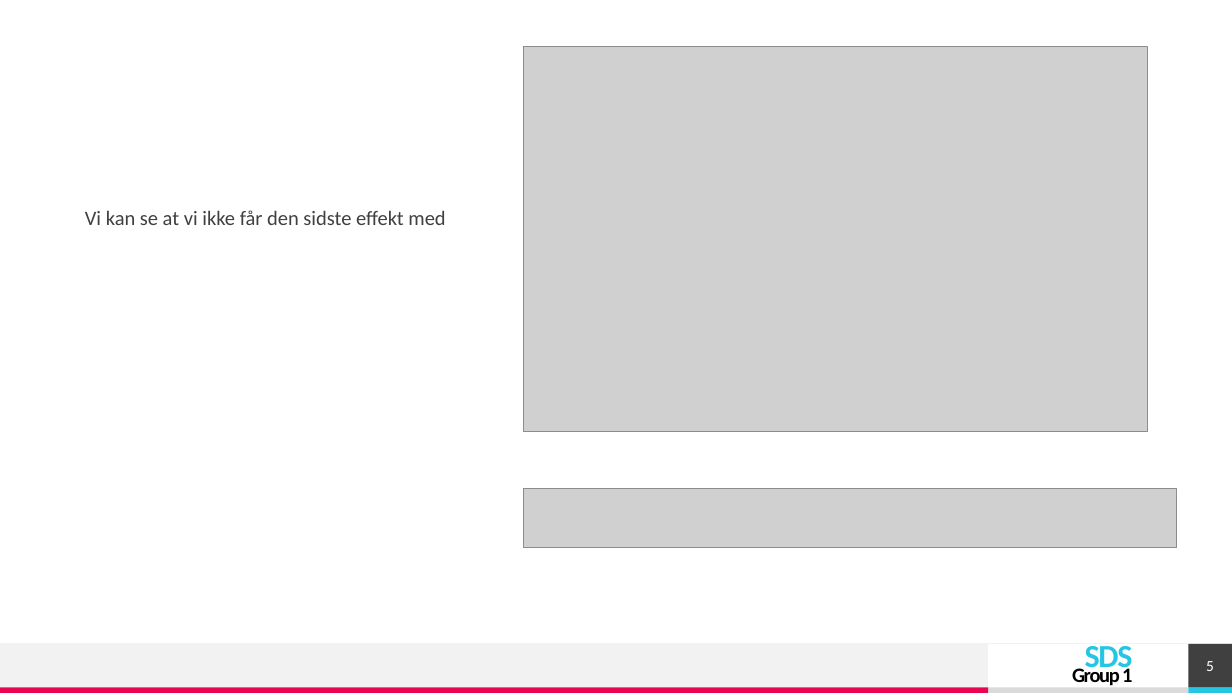
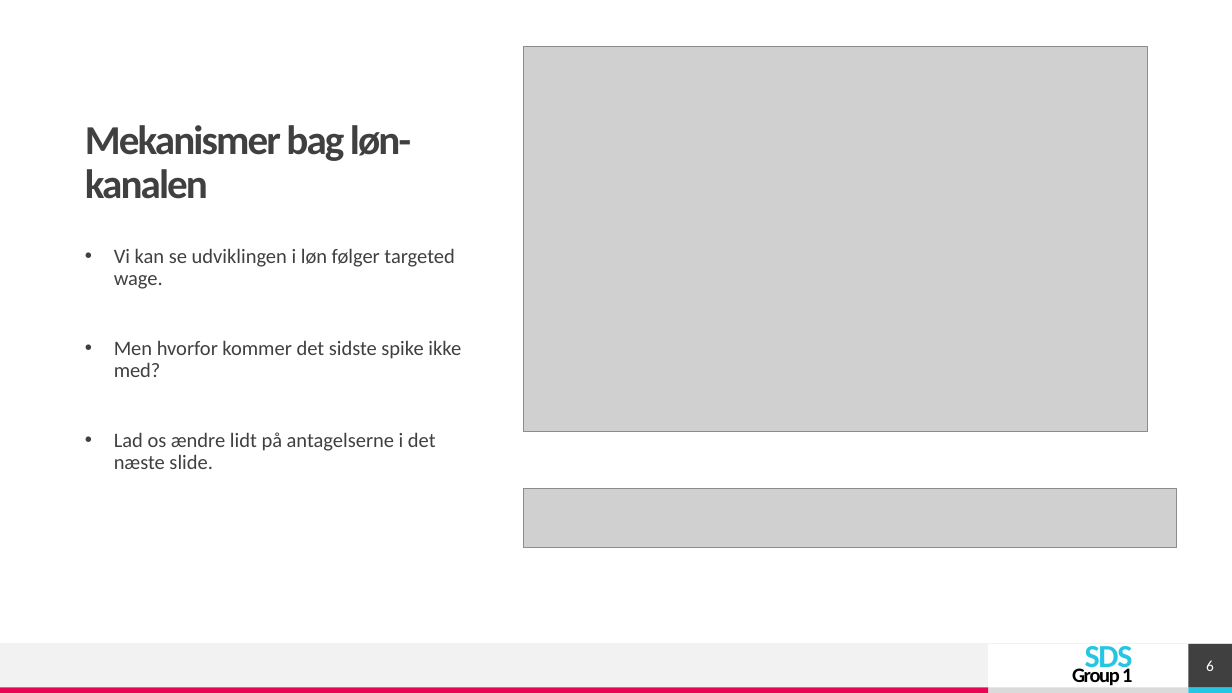
Before and after one commit to simonmig10/komp_r, a slide deck: slide 6 of PP-Eksamen.pptx (slide 5 before the commit). Drawn at 1232x693 pixels with LibreOffice and Linux fonts; fonts in the diff are those of the drawing; grey boxes stand for pictures. Boxes give left, top, right and bottom in pixels: in the first picture for what was removed or moved away, otherwise in the second. Text is boxed around its words. In the diff, an @@ line names an element or a change of style, - is before the commit and + after.

```diff
--- a/PP-Eksamen.pptx
+++ b/PP-Eksamen.pptx
@@ title added at (85,125,411,199), 32 pt, text #404040, bold @@
+Mekanismer bag løn-kanalen
@@ text at (114,248,461,469): text changed @@
-Vi kan se at vi ikke får den sidste effekt med
+• Vi kan se udviklingen i løn følger targeted wage.
+• Men hvorfor kommer det sidste spike ikke med?
+• Lad os ændre lidt på antagelserne i det næste slide.
@@ page number at (1206,660,1214,671): text changed @@
-5
+6
```
Also in this commit, not shown: 3 other slides changed, 3 slides added, 2 slides removed.
